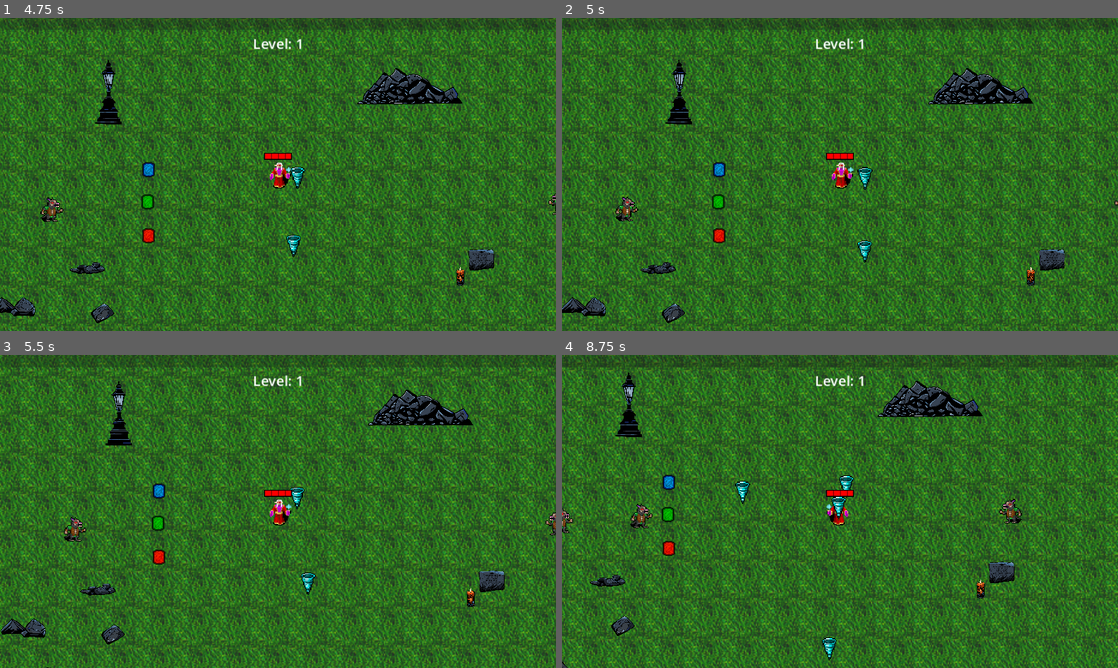
Above: before the commit, frames 1-4 (two rows, left to right).
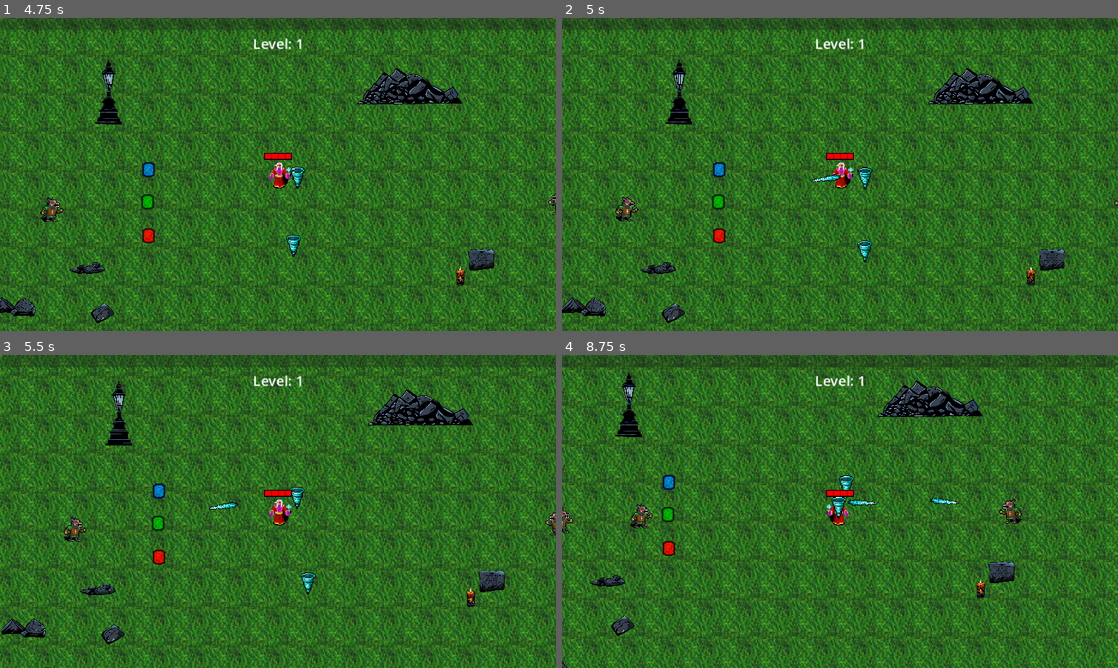
Above: after the commit, the same moments.

Repository: AGH-Code-Industry/monstrous-tide
Game: Godot game, scene res://Assets/World/world.tscn
Same seed, same stepped clock (60 frames per second), same inputs: the game is played once before the commit and once after it.
Inputs:
- Up to frame 1 (4.75 s): tap Enter at 0.5 s; hold D (right) 0.53-1.28 s; hold S (down) 1.28-2.03 s; hold D (right) 2.03-2.78 s; hold W (up) 2.78-3.53 s; hold A (left) from 3.53 s (still down)
- Up to frame 2 (5 s): keep holding A (left)
- Up to frame 3 (5.5 s): release A (left) at 5.03 s; hold S (down) from 5.03 s (still down)
- Up to frame 4 (8.75 s): release S (down) at 5.78 s; hold D (right) 5.78-6.53 s; hold W (up) 6.53-7.28 s; hold D (right) 7.28-8.03 s; hold S (down) from 8.03 s (still down)

Frame 1 is identical in both runs. In frame 2, less than 0.1% of the frame differs, in the area x 45-51%, y 49-53%; in frame 3, less than 0.1%; in frame 4, 0.4%, in the area x 31-72%, y 40-98%.

Commit message:
balance changes

Diff:
--- a/Assets/Player/Weapons/IceSpear/ice_spear.tscn
+++ b/Assets/Player/Weapons/IceSpear/ice_spear.tscn
@@ -5,6 +5,7 @@
 
 [node name="IceSpear" type="Node2D"]
 script = ExtResource("1_fs2jy")
+attack_speed = 0.8
 
 [node name="ProjectileSpawner" parent="." instance=ExtResource("2_u5fkj")]
 
--- a/Assets/Player/Weapons/Tornado/tornado.gd
+++ b/Assets/Player/Weapons/Tornado/tornado.gd
@@ -3,7 +3,7 @@
 	"res://Assets/Player/Weapons/Tornado/tornado_projectile.tscn")
 @onready var player = get_node("/root/World/Player")
 
-@export var attack_speed = 4 # In attacks / s
+@export var attack_speed: float = 4 # In attacks / s
 @export var damage = 5
 @export var speed = 30
 @export var projectilesPerAttack = 3
--- a/Assets/Player/Weapons/Tornado/tornado_projectile.gd
+++ b/Assets/Player/Weapons/Tornado/tornado_projectile.gd
@@ -15,6 +15,7 @@
 	# and I won't event try to understand it as long as it works.
 	var move_to_less = Vector2.ZERO
 	var move_to_more = Vector2.ZERO
+	$DestroyTimer.start()
 
 	match last_movement:
 		Vector2.UP, Vector2.DOWN:
--- a/Assets/Player/Weapons/Tornado/tornado_projectile.tscn
+++ b/Assets/Player/Weapons/Tornado/tornado_projectile.tscn
@@ -17,7 +17,7 @@
 texture = ExtResource("2_fficl")
 
 [node name="DestroyTimer" type="Timer" parent="."]
-wait_time = 15.0
+wait_time = 4.0
 
 [node name="DamageBox" parent="." instance=ExtResource("3_ot113")]
 collision_layer = 2
--- a/Assets/Player/player.tscn
+++ b/Assets/Player/player.tscn
@@ -1,10 +1,11 @@
-[gd_scene load_steps=17 format=3 uid="uid://iupuujdctspl"]
+[gd_scene load_steps=18 format=3 uid="uid://iupuujdctspl"]
 
 [ext_resource type="Texture2D" uid="uid://cex545epxrg2m" path="res://Assets/Tutorial/Player/player_sprite.png" id="1_d1gif"]
 [ext_resource type="Script" path="res://Assets/Player/player.gd" id="1_jqw0g"]
 [ext_resource type="PackedScene" uid="uid://c2xi3w8srrklv" path="res://Assets/Player/Weapons/Tornado/tornado.tscn" id="2_8m7hr"]
 [ext_resource type="PackedScene" uid="uid://baj5k0y7p3ndk" path="res://Assets/Utility/DamageBoxes/hit_box.tscn" id="3_vkkdj"]
 [ext_resource type="PackedScene" uid="uid://nrvwm1v463l" path="res://Assets/Utility/DamageBoxes/damage_box.tscn" id="4_2ktlr"]
+[ext_resource type="PackedScene" uid="uid://e8jv4qm4pl42" path="res://Assets/Player/Weapons/IceSpear/ice_spear.tscn" id="6_mfb0g"]
 
 [sub_resource type="Animation" id="Animation_xwp2e"]
 length = 0.001
@@ -71,6 +72,8 @@
 
 [node name="Tornado" parent="." instance=ExtResource("2_8m7hr")]
 visible = false
+attack_speed = 0.5
+projectilesPerAttack = 1
 
 [node name="AnimationPlayer" type="AnimationPlayer" parent="."]
 libraries = {
@@ -113,6 +116,8 @@
 [node name="CollisionShape2D" type="CollisionShape2D" parent="PickUpArea"]
 shape = SubResource("CircleShape2D_2vf40")
 
+[node name="IceSpear" parent="." instance=ExtResource("6_mfb0g")]
+
 [connection signal="on_death" from="HitBox" to="." method="_on_hit_box_on_death" flags=18]
 
 [editable path="HitBox"]
--- a/Assets/Utility/Weapons/projectile_spawner.tscn
+++ b/Assets/Utility/Weapons/projectile_spawner.tscn
@@ -3,7 +3,7 @@
 [ext_resource type="Script" path="res://Assets/Utility/Weapons/projectile_spawner.gd" id="1_gnime"]
 
 [sub_resource type="CircleShape2D" id="CircleShape2D_tj7gw"]
-radius = 137.33
+radius = 297.002
 
 [node name="ProjectileSpawner" type="Node2D"]
 script = ExtResource("1_gnime")
Not shown, added: Assets/Player/Main__Char_0.1.png.import
